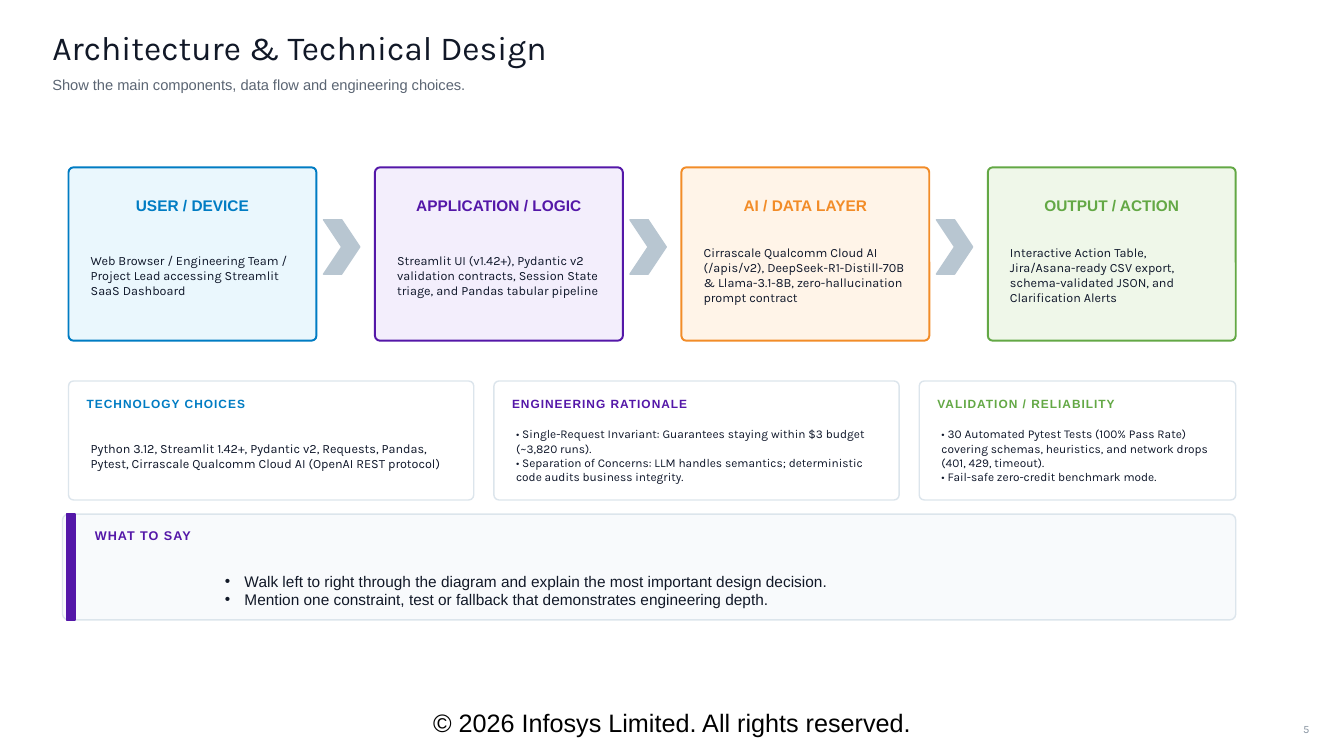
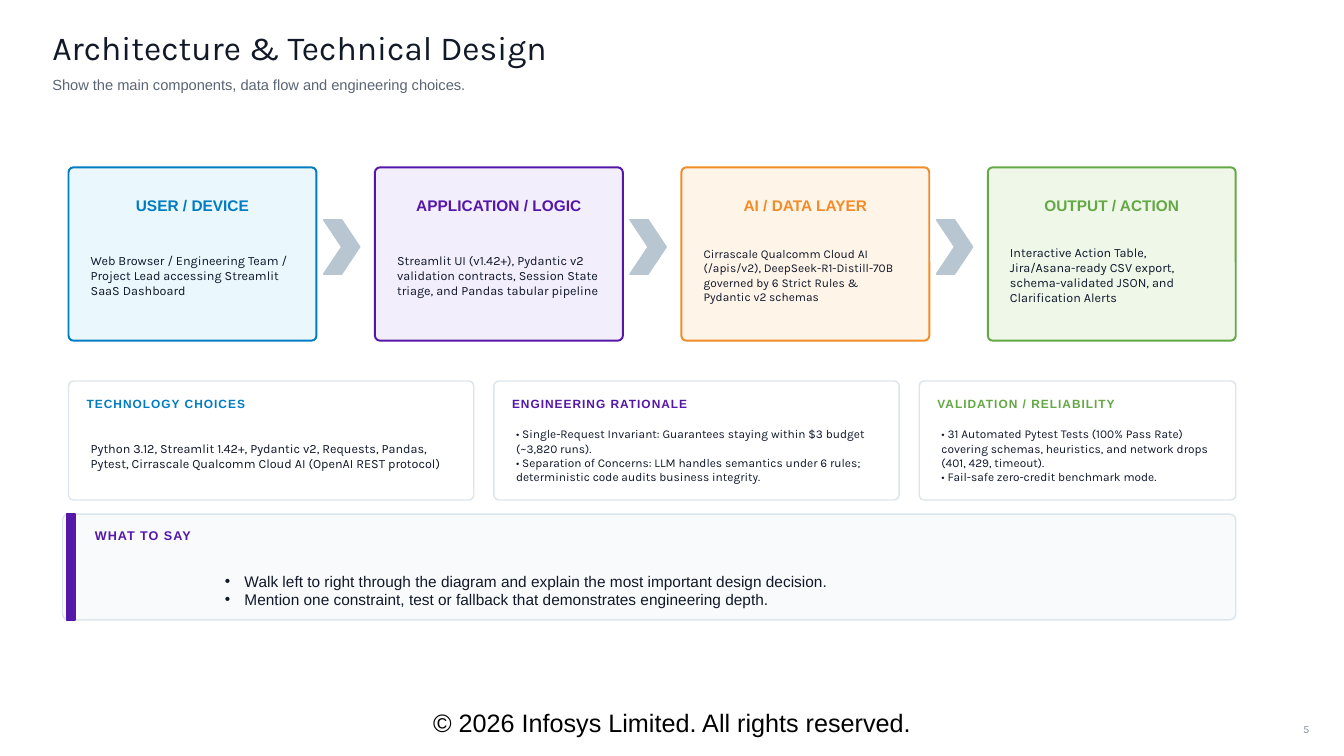
Before and after one commit to kowshikghanta/Infosys-Hackathon, a slide deck: slide 5 of Hack-AI-Thon_Solution_Presentation_Template.pptx. Drawn at 1344x756 pixels with LibreOffice and Linux fonts; fonts in the diff are those of the drawing; background and template pictures are left out. Boxes give left, top, right and bottom in pixels: in the first picture for what was removed or moved away, otherwise in the second. Text is boxed around its words. In the diff, an @@ line names an element or a change of style, - is before the commit and + after.

Commit message:
Incorporate the 6 strict anti-hallucination rules and GMeet pipeline into official presentation

```diff
--- a/Hack-AI-Thon_Solution_Presentation_Template.pptx
+++ b/Hack-AI-Thon_Solution_Presentation_Template.pptx
@@ text at [704,250,893,304]: text changed; size 9 to 8.5 pt @@
-Cirrascale Qualcomm Cloud AI (/apis/v2), DeepSeek-R1-Distill-70B & Llama-3.1-8B, zero-hallucination prompt contract
+Cirrascale Qualcomm Cloud AI (/apis/v2), DeepSeek-R1-Distill-70B governed by 6 Strict Rules & Pydantic v2 schemas
@@ text at [941,429,1208,468]: text changed @@
-• 30 Automated Pytest Tests (100% Pass Rate) covering schemas, heuristics, and network drops (401, 429, timeout).
+• 31 Automated Pytest Tests (100% Pass Rate) covering schemas, heuristics, and network drops (401, 429, timeout).
@@ text at [516,459,860,484]: text changed @@
-• Separation of Concerns: LLM handles semantics; deterministic code audits business integrity.
+• Separation of Concerns: LLM handles semantics under 6 rules; deterministic code audits business integrity.
```
Also in this commit, not shown: 3 other slides changed, 3 other files.
